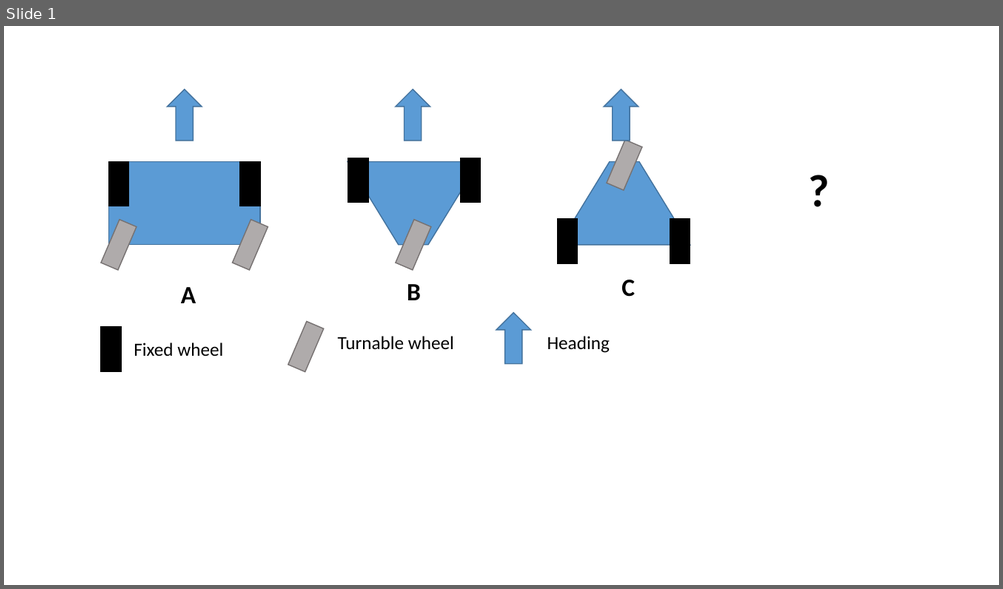
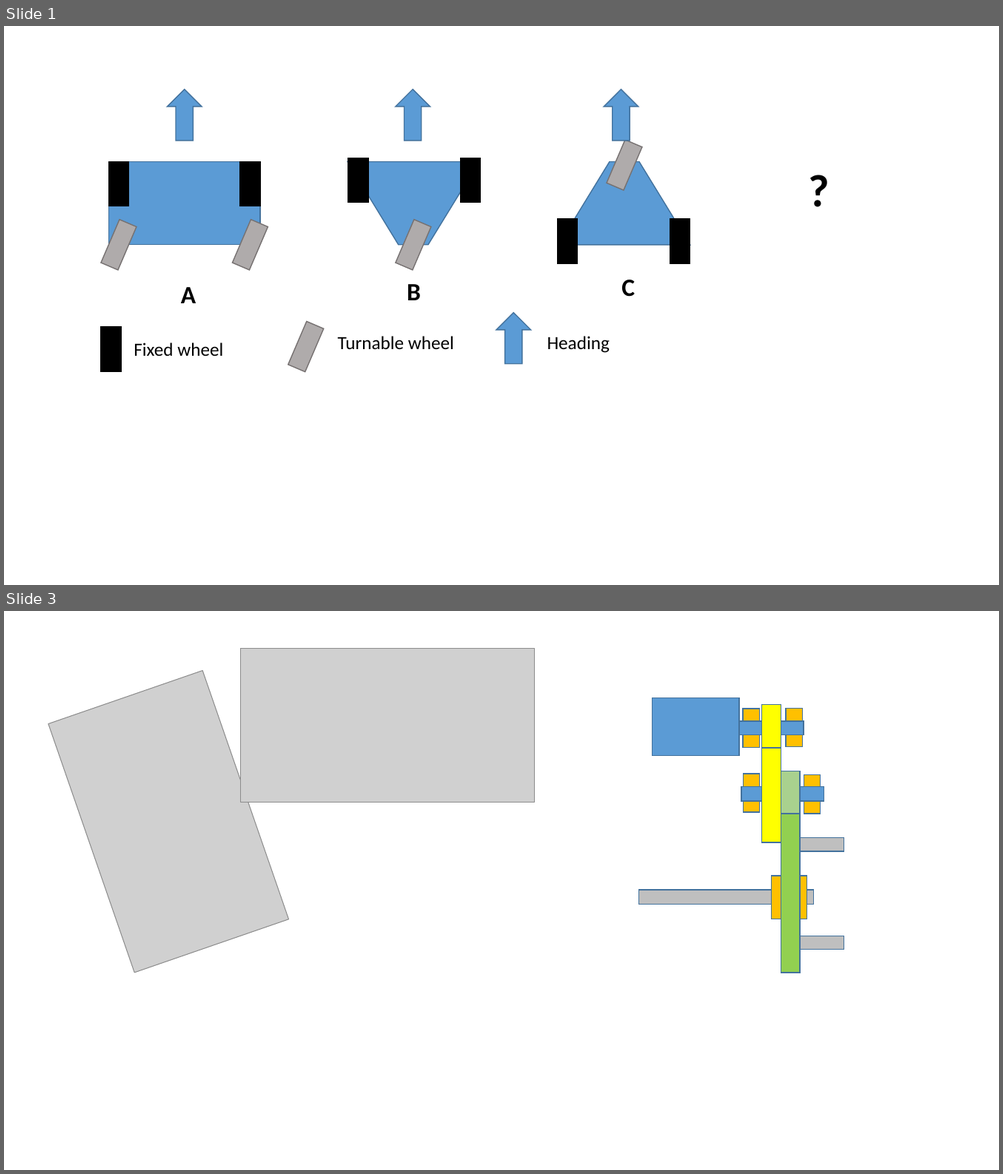
Before and after one commit to steger123/Lawn-mower-robot, a slide deck: Concepts/Concept desings.pptx. Shown one above the other, each under a label of ours: slide 1 before the commit, slides 1 and 3 after it; the slides between them are not shown. The pictures are 1003x589 and 1003x1174 pixels, drawn with LibreOffice and Linux fonts; fonts in the diff are those of the drawing; grey boxes stand for pictures. Boxes give left, top, right and bottom in pixels: in the first picture for what was removed or moved away, otherwise in the second. Text is boxed around its words. In the diff, an @@ line names an element or a change of style, - is before the commit and + after.

```diff
--- a/Concepts/Concept desings.pptx
+++ b/Concepts/Concept desings.pptx
@@ slide 3 added at bbox=[4, 611, 999, 1170], background #FFFFFF @@
@@ picture added at bbox=[241, 648, 534, 803] @@
@@ picture added at bbox=[48, 671, 289, 973] @@
@@ rectangle added at bbox=[652, 698, 739, 756], fill #5B9BD5, outline #43739E 1 pt @@
@@ rectangle added at bbox=[739, 721, 804, 735], fill #5B9BD5, outline #43739E 1 pt @@
@@ rectangle added at bbox=[743, 709, 759, 748], fill #FFC000, outline #43739E 1 pt @@
@@ rectangle added at bbox=[762, 705, 781, 749], fill #FFFF00, outline #43739E 1 pt @@
@@ rectangle added at bbox=[786, 708, 802, 747], fill #FFC000, outline #43739E 1 pt @@
@@ rectangle added at bbox=[762, 749, 781, 843], fill #FFFF00, outline #43739E 1 pt @@
@@ rectangle added at bbox=[741, 786, 823, 801], fill #5B9BD5, outline #43739E 1 pt @@
@@ rectangle added at bbox=[743, 774, 759, 812], fill #FFC000, outline #43739E 1 pt @@
@@ rectangle added at bbox=[781, 772, 800, 815], fill #A9D18E, outline #43739E 1 pt @@
@@ rectangle added at bbox=[804, 775, 820, 814], fill #FFC000, outline #43739E 1 pt @@
@@ rectangle added at bbox=[781, 814, 800, 973], fill #92D050, outline #43739E 1 pt @@
@@ rectangle added at bbox=[800, 838, 843, 851], fill #BFBFBF, outline #43739E 1 pt @@
@@ rectangle added at bbox=[771, 876, 807, 919], fill #FFC000, outline #43739E 1 pt @@
@@ rectangle added at bbox=[639, 890, 814, 904], fill #BFBFBF, outline #43739E 1 pt @@
@@ rectangle added at bbox=[800, 937, 843, 950], fill #BFBFBF, outline #43739E 1 pt @@
```
Also in this commit, not shown: 1 slide changed, 1 other slide added, 10 other files.
